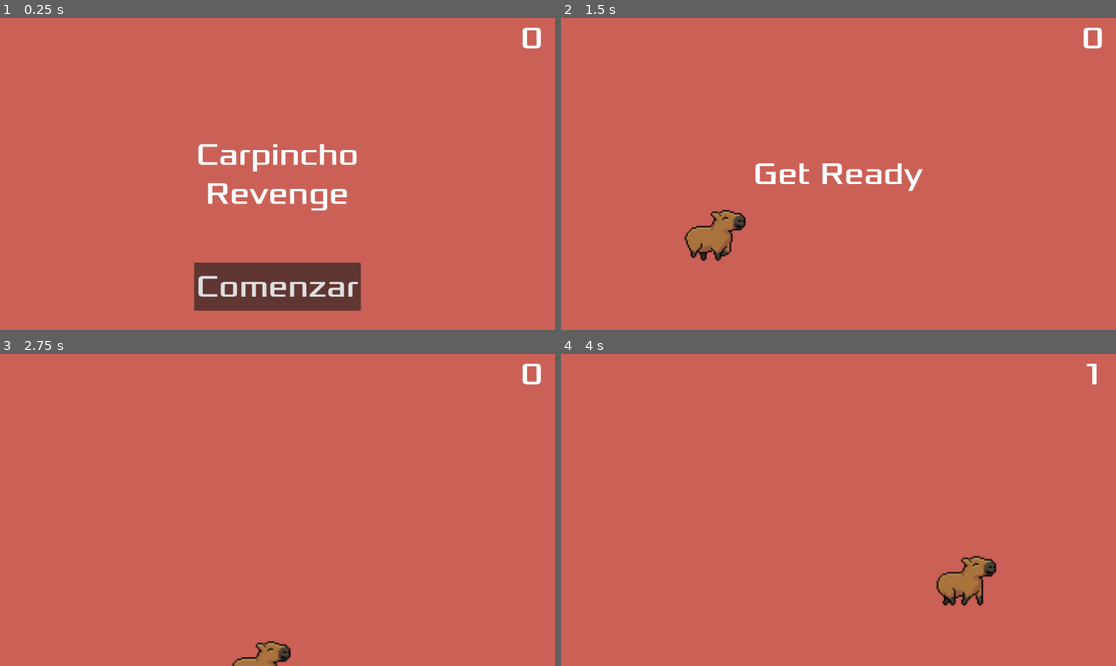
Above: before the commit, frames 1-4 (two rows, left to right).
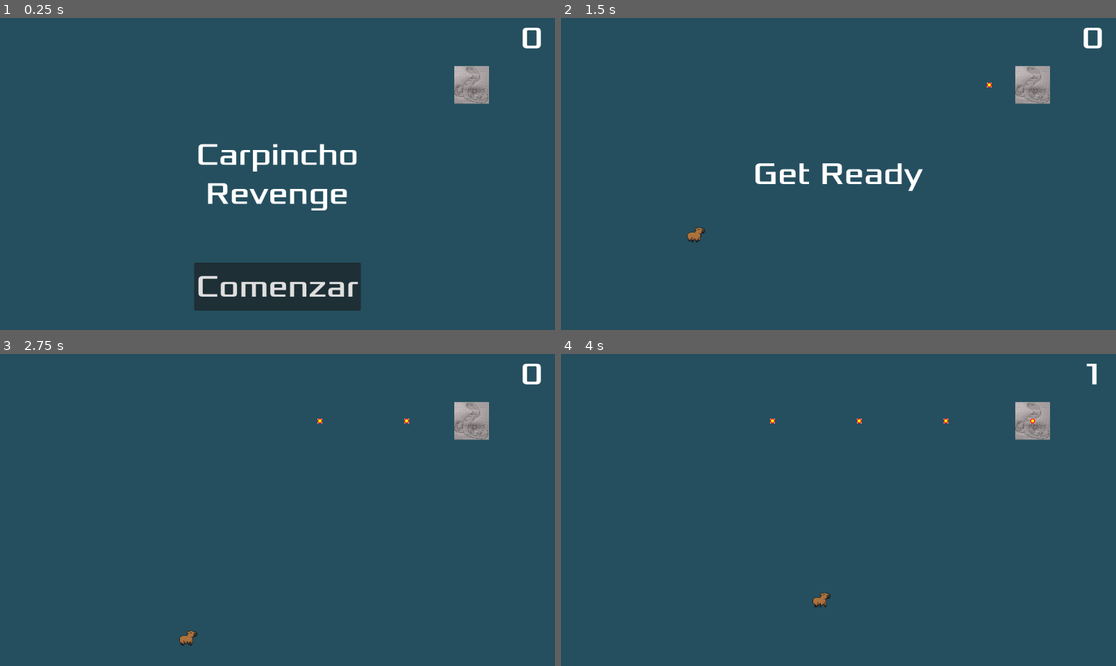
Above: after the commit, the same moments.

Repository: natayadev/carpincho-team
Game: Godot game, scene res://main.tscn
Two runs of this game, one before a commit and one after it. Both use one fixed random seed, a clock stepped at 60 frames per second and the inputs below. This scene is started directly instead of the project's main scene.
Inputs:
- Up to frame 1 (0.25 s): no input
- Up to frame 2 (1.5 s): click "Comenzar" at 0.5 s; tap Enter at 1.25 s; hold Right (move_right) from 1.28 s (still down)
- Up to frame 3 (2.75 s): release Right (move_right) at 2.03 s; hold Down (move_down) from 2.03 s (still down)
- Up to frame 4 (4 s): release Down (move_down) at 2.78 s; hold Right (move_right) 2.78-3.53 s; hold Up (move_up) from 3.53 s (still down)

The runs differ from the first frame. In frame 1, 98% of the frame differs, in the area x 0-100%, y 0-100%; in frame 2, 99%; in frame 3, 100%; in frame 4, 100%.

Commit message:
Subo los cambios y experimentacion que hice, me pongo a trabajar sobre la rama de bruno para luego mergearla a la main

Diff:
--- /dev/null
+++ b/AguaraGuazu.tscn
@@ -0,0 +1,50 @@
+[gd_scene load_steps=13 format=3 uid="uid://ddjhe2fy625vh"]
+
+[ext_resource type="Texture2D" uid="uid://day1u38s1lsm6" path="res://art/aguara guazu.png" id="1_7h23x"]
+[ext_resource type="AudioStream" uid="uid://b8swmsyq5de1y" path="res://art/sfx/pasos/stepdirt_1.wav" id="2_e7hxb"]
+[ext_resource type="AudioStream" uid="uid://dt4dvjw6xlxbw" path="res://art/sfx/pasos/stepdirt_2.wav" id="3_wn3wj"]
+[ext_resource type="AudioStream" uid="uid://d1t7inb5hskqy" path="res://art/sfx/pasos/stepdirt_3.wav" id="4_stq43"]
+[ext_resource type="AudioStream" uid="uid://bpcrfv2ilmpro" path="res://art/sfx/pasos/stepdirt_4.wav" id="5_rocvk"]
+[ext_resource type="AudioStream" uid="uid://uo0lbj1dqmqh" path="res://art/sfx/pasos/stepdirt_5.wav" id="6_fclxr"]
+[ext_resource type="AudioStream" uid="uid://dq5ocbs0oauvg" path="res://art/sfx/pasos/stepdirt_6.wav" id="7_xk3n3"]
+[ext_resource type="AudioStream" uid="uid://cewhtmoyfahno" path="res://art/sfx/pasos/stepdirt_7.wav" id="8_x1vyn"]
+[ext_resource type="AudioStream" uid="uid://dv4uesakfhvbe" path="res://art/sfx/pasos/stepdirt_8.wav" id="9_83xxc"]
+
+[sub_resource type="SpriteFrames" id="SpriteFrames_t5yjg"]
+animations = [{
+"frames": [{
+"duration": 1.0,
+"texture": ExtResource("1_7h23x")
+}],
+"loop": true,
+"name": &"default",
+"speed": 5.0
+}]
+
+[sub_resource type="CapsuleShape2D" id="CapsuleShape2D_7h23x"]
+radius = 38.0
+height = 218.0
+
+[sub_resource type="AudioStreamRandomizer" id="AudioStreamRandomizer_7rkey"]
+streams_count = 8
+stream_0/stream = ExtResource("2_e7hxb")
+stream_1/stream = ExtResource("3_wn3wj")
+stream_2/stream = ExtResource("4_stq43")
+stream_3/stream = ExtResource("5_rocvk")
+stream_4/stream = ExtResource("6_fclxr")
+stream_5/stream = ExtResource("7_xk3n3")
+stream_6/stream = ExtResource("8_x1vyn")
+stream_7/stream = ExtResource("9_83xxc")
+
+[node name="AguaraGuazu" type="Area2D"]
+
+[node name="AnimatedSprite2D" type="AnimatedSprite2D" parent="."]
+position = Vector2(-9.53674e-07, 0)
+scale = Vector2(0.326294, 0.326294)
+sprite_frames = SubResource("SpriteFrames_t5yjg")
+
+[node name="CollisionShape2D" type="CollisionShape2D" parent="."]
+shape = SubResource("CapsuleShape2D_7h23x")
+
+[node name="AudioStreamPlayer2D" type="AudioStreamPlayer2D" parent="."]
+stream = SubResource("AudioStreamRandomizer_7rkey")
--- /dev/null
+++ b/bola_veneno.gd
@@ -0,0 +1,15 @@
+extends Area2D
+@export var VelocidadBala = 10
+func _ready() -> void:
+	return
+
+func _process(delta: float) -> void:
+	movimientoBala()
+	return
+
+func movimientoBala() -> void:
+	position.x -= 1 * VelocidadBala
+	return
+
+func destruirBala() -> void:
+	queue_free()
--- /dev/null
+++ b/bola_veneno.tscn
@@ -0,0 +1,32 @@
+[gd_scene load_steps=5 format=3 uid="uid://do6xp0swnisox"]
+
+[ext_resource type="Script" uid="uid://dq2cprjhwmuso" path="res://bola_veneno.gd" id="1_wurf5"]
+[ext_resource type="Texture2D" uid="uid://c6jt4nsfehtow" path="res://art/bolita.png" id="2_dvnb6"]
+
+[sub_resource type="SpriteFrames" id="SpriteFrames_mbkp1"]
+animations = [{
+"frames": [{
+"duration": 1.0,
+"texture": ExtResource("2_dvnb6")
+}],
+"loop": true,
+"name": &"default",
+"speed": 5.0
+}]
+
+[sub_resource type="CapsuleShape2D" id="CapsuleShape2D_q2k0n"]
+
+[node name="Bolitadefuego" type="Area2D"]
+script = ExtResource("1_wurf5")
+
+[node name="AnimatedSprite2D" type="AnimatedSprite2D" parent="."]
+sprite_frames = SubResource("SpriteFrames_mbkp1")
+
+[node name="CollisionShape2D" type="CollisionShape2D" parent="."]
+shape = SubResource("CapsuleShape2D_q2k0n")
+
+[node name="ShotDuration" type="Timer" parent="."]
+wait_time = 5.0
+autostart = true
+
+[connection signal="timeout" from="ShotDuration" to="." method="destruirBala"]
--- a/main.gd
+++ b/main.gd
@@ -12,6 +12,7 @@
 	$StartTimer.start()
 	$HUD.update_score(score)
 	$HUD.show_message("Get Ready")
+	$BackgroundMusic.play()
 
 func _on_score_timer_timeout():
 	score += 1
--- a/main.tscn
+++ b/main.tscn
@@ -1,8 +1,249 @@
-[gd_scene load_steps=4 format=3 uid="uid://cuphtspclqawb"]
+[gd_scene load_steps=9 format=3 uid="uid://cuphtspclqawb"]
 
 [ext_resource type="Script" uid="uid://db73mp2au66sl" path="res://main.gd" id="1_0xm2m"]
 [ext_resource type="PackedScene" uid="uid://d1f7eabgfc3gq" path="res://player.tscn" id="1_ig7tw"]
 [ext_resource type="PackedScene" uid="uid://c6bqruikxwql0" path="res://hud.tscn" id="4_1bvp3"]
+[ext_resource type="AudioStream" uid="uid://dt6ajmlsq5f8q" path="res://art/music/House In a Forest Loop.ogg" id="4_lquwl"]
+[ext_resource type="PackedScene" uid="uid://b3u8fvb5l1vtu" path="res://serpiente.tscn" id="6_7mycd"]
+[ext_resource type="Texture2D" uid="uid://v5ia5f54nrwb" path="res://assets/Tilemap/tilemap.png" id="6_272bh"]
+
+[sub_resource type="TileSetAtlasSource" id="TileSetAtlasSource_5vw27"]
+texture = ExtResource("6_272bh")
+separation = Vector2i(1, 1)
+texture_region_size = Vector2i(18, 18)
+0:0/0 = 0
+1:0/0 = 0
+2:0/0 = 0
+3:0/0 = 0
+4:0/0 = 0
+5:0/0 = 0
+6:0/0 = 0
+7:0/0 = 0
+8:0/0 = 0
+9:0/0 = 0
+10:0/0 = 0
+11:0/0 = 0
+12:0/0 = 0
+13:0/0 = 0
+14:0/0 = 0
+15:0/0 = 0
+16:0/0 = 0
+17:0/0 = 0
+18:0/0 = 0
+19:0/0 = 0
+20:0/0 = 0
+21:0/0 = 0
+22:0/0 = 0
+0:1/0 = 0
+1:1/0 = 0
+2:1/0 = 0
+3:1/0 = 0
+4:1/0 = 0
+5:1/0 = 0
+6:1/0 = 0
+7:1/0 = 0
+8:1/0 = 0
+9:1/0 = 0
+10:1/0 = 0
+11:1/0 = 0
+12:1/0 = 0
+13:1/0 = 0
+14:1/0 = 0
+15:1/0 = 0
+16:1/0 = 0
+17:1/0 = 0
+18:1/0 = 0
+19:1/0 = 0
+20:1/0 = 0
+21:1/0 = 0
+22:1/0 = 0
+0:2/0 = 0
+1:2/0 = 0
+2:2/0 = 0
+3:2/0 = 0
+4:2/0 = 0
+5:2/0 = 0
+6:2/0 = 0
+7:2/0 = 0
+8:2/0 = 0
+9:2/0 = 0
+10:2/0 = 0
+11:2/0 = 0
+12:2/0 = 0
+13:2/0 = 0
+14:2/0 = 0
+15:2/0 = 0
+16:2/0 = 0
+17:2/0 = 0
+18:2/0 = 0
+19:2/0 = 0
+20:2/0 = 0
+21:2/0 = 0
+22:2/0 = 0
+0:3/0 = 0
+1:3/0 = 0
+2:3/0 = 0
+3:3/0 = 0
+4:3/0 = 0
+5:3/0 = 0
+6:3/0 = 0
+7:3/0 = 0
+8:3/0 = 0
+9:3/0 = 0
+10:3/0 = 0
+11:3/0 = 0
+12:3/0 = 0
+13:3/0 = 0
+14:3/0 = 0
+15:3/0 = 0
+16:3/0 = 0
+17:3/0 = 0
+18:3/0 = 0
+20:3/0 = 0
+21:3/0 = 0
+22:3/0 = 0
+0:4/0 = 0
+1:4/0 = 0
+2:4/0 = 0
+3:4/0 = 0
+4:4/0 = 0
+5:4/0 = 0
+6:4/0 = 0
+7:4/0 = 0
+8:4/0 = 0
+9:4/0 = 0
+10:4/0 = 0
+11:4/0 = 0
+12:4/0 = 0
+13:4/0 = 0
+14:4/0 = 0
+15:4/0 = 0
+16:4/0 = 0
+17:4/0 = 0
+18:4/0 = 0
+19:4/0 = 0
+20:4/0 = 0
+21:4/0 = 0
+22:4/0 = 0
+0:5/0 = 0
+1:5/0 = 0
+2:5/0 = 0
+3:5/0 = 0
+4:5/0 = 0
+5:5/0 = 0
+6:5/0 = 0
+7:5/0 = 0
+8:5/0 = 0
+9:5/0 = 0
+10:5/0 = 0
+11:5/0 = 0
+12:5/0 = 0
+13:5/0 = 0
+14:5/0 = 0
+15:5/0 = 0
+16:5/0 = 0
+17:5/0 = 0
+18:5/0 = 0
+19:5/0 = 0
+20:5/0 = 0
+21:5/0 = 0
+22:5/0 = 0
+0:6/0 = 0
+1:6/0 = 0
+2:6/0 = 0
+3:6/0 = 0
+4:6/0 = 0
+5:6/0 = 0
+6:6/0 = 0
+7:6/0 = 0
+8:6/0 = 0
+9:6/0 = 0
+10:6/0 = 0
+11:6/0 = 0
+12:6/0 = 0
+13:6/0 = 0
+14:6/0 = 0
+15:6/0 = 0
+16:6/0 = 0
+17:6/0 = 0
+18:6/0 = 0
+19:6/0 = 0
+20:6/0 = 0
+21:6/0 = 0
+22:6/0 = 0
+0:7/0 = 0
+1:7/0 = 0
+2:7/0 = 0
+3:7/0 = 0
+4:7/0 = 0
+5:7/0 = 0
+6:7/0 = 0
+7:7/0 = 0
+8:7/0 = 0
+9:7/0 = 0
+10:7/0 = 0
+11:7/0 = 0
+12:7/0 = 0
+13:7/0 = 0
+14:7/0 = 0
+15:7/0 = 0
+16:7/0 = 0
+17:7/0 = 0
+18:7/0 = 0
+19:7/0 = 0
+20:7/0 = 0
+21:7/0 = 0
+22:7/0 = 0
+0:8/0 = 0
+1:8/0 = 0
+2:8/0 = 0
+3:8/0 = 0
+4:8/0 = 0
+5:8/0 = 0
+6:8/0 = 0
+7:8/0 = 0
+8:8/0 = 0
+9:8/0 = 0
+10:8/0 = 0
+11:8/0 = 0
+12:8/0 = 0
+13:8/0 = 0
+14:8/0 = 0
+15:8/0 = 0
+16:8/0 = 0
+17:8/0 = 0
+18:8/0 = 0
+19:8/0 = 0
+20:8/0 = 0
+21:8/0 = 0
+22:8/0 = 0
+0:9/0 = 0
+1:9/0 = 0
+2:9/0 = 0
+3:9/0 = 0
+4:9/0 = 0
+5:9/0 = 0
+6:9/0 = 0
+7:9/0 = 0
+8:9/0 = 0
+9:9/0 = 0
+10:9/0 = 0
+11:9/0 = 0
+12:9/0 = 0
+13:9/0 = 0
+14:9/0 = 0
+15:9/0 = 0
+16:9/0 = 0
+17:9/0 = 0
+18:9/0 = 0
+19:9/0 = 0
+20:9/0 = 0
+21:9/0 = 0
+22:9/0 = 0
+19:3/0 = 0
+
+[sub_resource type="TileSet" id="TileSet_lquwl"]
+sources/22 = SubResource("TileSetAtlasSource_5vw27")
 
 [node name="Main" type="Node"]
 script = ExtResource("1_0xm2m")
@@ -13,9 +254,13 @@
 anchor_bottom = 1.0
 grow_horizontal = 2
 grow_vertical = 2
-color = Color(0.795708, 0.375508, 0.339074, 1)
+color = Color(0.146527, 0.308525, 0.373937, 1)
+
+[node name="TileMapLayer" type="TileMapLayer" parent="."]
+tile_set = SubResource("TileSet_lquwl")
 
 [node name="Player" parent="." instance=ExtResource("1_ig7tw")]
+scale = Vector2(0.3, 0.3)
 
 [node name="ScoreTimer" type="Timer" parent="."]
 
@@ -27,6 +272,14 @@
 position = Vector2(240, 450)
 
 [node name="HUD" parent="." instance=ExtResource("4_1bvp3")]
+
+[node name="BackgroundMusic" type="AudioStreamPlayer" parent="."]
+stream = ExtResource("4_lquwl")
+volume_db = -32.655
+
+[node name="Serpiente" parent="." instance=ExtResource("6_7mycd")]
+position = Vector2(979, 139)
+scale = Vector2(0.3, 0.3)
 
 [connection signal="hit" from="Player" to="." method="game_over"]
 [connection signal="timeout" from="ScoreTimer" to="." method="_on_score_timer_timeout"]
--- a/player.gd
+++ b/player.gd
@@ -1,7 +1,7 @@
 extends Area2D
 signal hit
 
-@export var speed = 400 # How fast the player will move (pixels/sec).
+@export var speed = 200 # How fast the player will move (pixels/sec).
 var screen_size # Size of the game window.
 
 func _ready():
@@ -23,8 +23,11 @@
 	if velocity.length() > 0:
 		velocity = velocity.normalized() * speed
 		$AnimatedSprite2D.play()
+		if ($AudioStreamPlayer2D.has_stream_playback() == false):
+			$AudioStreamPlayer2D.play()
 	else:
 		$AnimatedSprite2D.stop()
+
 
 	position += velocity * delta
 	position = position.clamp(Vector2.ZERO, screen_size)
@@ -33,6 +36,7 @@
 		$AnimatedSprite2D.animation = "walk"
 		$AnimatedSprite2D.flip_v = false
 		$AnimatedSprite2D.flip_h = velocity.x < 0
+
 	elif velocity.y != 0:
 		$AnimatedSprite2D.animation = "up"
 		$AnimatedSprite2D.flip_v = false
--- a/player.tscn
+++ b/player.tscn
@@ -1,7 +1,15 @@
-[gd_scene load_steps=17 format=3 uid="uid://d1f7eabgfc3gq"]
+[gd_scene load_steps=26 format=3 uid="uid://d1f7eabgfc3gq"]
 
 [ext_resource type="Script" uid="uid://crsa0bbhlxwqj" path="res://player.gd" id="1_sweqy"]
 [ext_resource type="Texture2D" uid="uid://dr5r1wgkhnxts" path="res://art/Capybara-walk_right.png" id="3_hqtel"]
+[ext_resource type="AudioStream" uid="uid://b8swmsyq5de1y" path="res://art/sfx/pasos/stepdirt_1.wav" id="3_n7ghd"]
+[ext_resource type="AudioStream" uid="uid://dt4dvjw6xlxbw" path="res://art/sfx/pasos/stepdirt_2.wav" id="4_nvl01"]
+[ext_resource type="AudioStream" uid="uid://d1t7inb5hskqy" path="res://art/sfx/pasos/stepdirt_3.wav" id="5_ivps1"]
+[ext_resource type="AudioStream" uid="uid://bpcrfv2ilmpro" path="res://art/sfx/pasos/stepdirt_4.wav" id="6_urp6f"]
+[ext_resource type="AudioStream" uid="uid://uo0lbj1dqmqh" path="res://art/sfx/pasos/stepdirt_5.wav" id="7_bwjto"]
+[ext_resource type="AudioStream" uid="uid://dq5ocbs0oauvg" path="res://art/sfx/pasos/stepdirt_6.wav" id="8_606se"]
+[ext_resource type="AudioStream" uid="uid://cewhtmoyfahno" path="res://art/sfx/pasos/stepdirt_7.wav" id="9_u1c27"]
+[ext_resource type="AudioStream" uid="uid://dv4uesakfhvbe" path="res://art/sfx/pasos/stepdirt_8.wav" id="10_op7ga"]
 
 [sub_resource type="AtlasTexture" id="AtlasTexture_onrkg"]
 atlas = ExtResource("3_hqtel")
@@ -104,6 +112,17 @@
 radius = 25.0
 height = 62.0
 
+[sub_resource type="AudioStreamRandomizer" id="AudioStreamRandomizer_n7ghd"]
+streams_count = 8
+stream_0/stream = ExtResource("3_n7ghd")
+stream_1/stream = ExtResource("4_nvl01")
+stream_2/stream = ExtResource("5_ivps1")
+stream_3/stream = ExtResource("6_urp6f")
+stream_4/stream = ExtResource("7_bwjto")
+stream_5/stream = ExtResource("8_606se")
+stream_6/stream = ExtResource("9_u1c27")
+stream_7/stream = ExtResource("10_op7ga")
+
 [node name="Player" type="Area2D"]
 script = ExtResource("1_sweqy")
 metadata/_edit_group_ = true
@@ -116,4 +135,10 @@
 [node name="CollisionShape2D" type="CollisionShape2D" parent="."]
 shape = SubResource("CapsuleShape2D_b26j0")
 
+[node name="AudioListener2D" type="AudioListener2D" parent="."]
+current = true
+
+[node name="AudioStreamPlayer2D" type="AudioStreamPlayer2D" parent="."]
+stream = SubResource("AudioStreamRandomizer_n7ghd")
+
 [connection signal="body_entered" from="." to="." method="_on_body_entered"]
--- a/project.godot
+++ b/project.godot
@@ -11,9 +11,13 @@
 [application]
 
 config/name="carpincho"
-run/main_scene="uid://bkg5exd4g6j3q"
+run/main_scene="uid://cuphtspclqawb"
 config/features=PackedStringArray("4.4", "Forward Plus")
 config/icon="res://icon.svg"
+
+[editor]
+
+movie_writer/movie_file="C:/Users/San/Desktop/gamejam/movie.avi"
 
 [input]
 
@@ -37,3 +41,8 @@
 "events": [Object(InputEventKey,"resource_local_to_scene":false,"resource_name":"","device":-1,"window_id":0,"alt_press …(195 unchanged characters)…
 ]
 }
+spawnbala={
+"deadzone": 0.2,
+"events": [Object(InputEventKey,"resource_local_to_scene":false,"resource_name":"","device":-1,"window_id":0,"alt_pressed":false,"shift_pressed":false,"ctrl_pressed":false,"meta_pressed":false,"pressed":false,"keycode":0,"physical_keycode":32,"key_label":0,"unicode":32,"location":0,"echo":false,"script":null)
+]
+}
--- /dev/null
+++ b/serpiente.gd
@@ -0,0 +1,23 @@
+extends CharacterBody2D
+
+class_name Enemigo_Serpiente
+signal spawnBala
+
+
+func _ready() -> void:
+	return
+
+func _process(delta: float) -> void:
+	return
+
+
+func spawn_bala() -> void:
+	var bala = load("res://bola_veneno.tscn").instantiate()
+	add_child(bala)
+	spawnBala.emit()
+
+
+
+func _on_time_between_shots_timeout() -> void:
+	spawn_bala()
+	$TimeBetweenShots.start()
--- /dev/null
+++ b/serpiente.tscn
@@ -0,0 +1,35 @@
+[gd_scene load_steps=5 format=3 uid="uid://b3u8fvb5l1vtu"]
+
+[ext_resource type="Script" uid="uid://m0jfsa04cdjk" path="res://serpiente.gd" id="1_6rnue"]
+[ext_resource type="Texture2D" uid="uid://27cfbmdl7pd3" path="res://art/placeholder_serpiente.png" id="2_qf31r"]
+
+[sub_resource type="SpriteFrames" id="SpriteFrames_km6ti"]
+animations = [{
+"frames": [{
+"duration": 1.0,
+"texture": ExtResource("2_qf31r")
+}],
+"loop": true,
+"name": &"default",
+"speed": 5.0
+}]
+
+[sub_resource type="CapsuleShape2D" id="CapsuleShape2D_qf31r"]
+radius = 120.0
+height = 240.0
+
+[node name="Serpiente" type="CharacterBody2D"]
+script = ExtResource("1_6rnue")
+
+[node name="AnimatedSprite2D" type="AnimatedSprite2D" parent="."]
+sprite_frames = SubResource("SpriteFrames_km6ti")
+
+[node name="CollisionShape2D" type="CollisionShape2D" parent="."]
+shape = SubResource("CapsuleShape2D_qf31r")
+
+[node name="AudioStreamPlayer2D" type="AudioStreamPlayer2D" parent="."]
+
+[node name="TimeBetweenShots" type="Timer" parent="."]
+autostart = true
+
+[connection signal="timeout" from="TimeBetweenShots" to="." method="_on_time_between_shots_timeout"]
Not shown, added: GDScript/addons/YATI/CommonUtils.gd
Not shown, added: GDScript/addons/YATI/CommonUtils.gd.uid
Not shown, added: GDScript/addons/YATI/CustomTypes.gd
Not shown, added: GDScript/addons/YATI/CustomTypes.gd.uid
Not shown, added: GDScript/addons/YATI/DataLoader.gd
Not shown, added: GDScript/addons/YATI/DataLoader.gd.uid
Not shown, added: GDScript/addons/YATI/DictionaryBuilder.gd
Not shown, added: GDScript/addons/YATI/DictionaryBuilder.gd.uid
Not shown, added: GDScript/addons/YATI/DictionaryFromXml.gd
Not shown, added: GDScript/addons/YATI/DictionaryFromXml.gd.uid
Not shown, added: GDScript/addons/YATI/Importer.gd
Not shown, added: GDScript/addons/YATI/Importer.gd.uid
(and 1189 more such lines)
